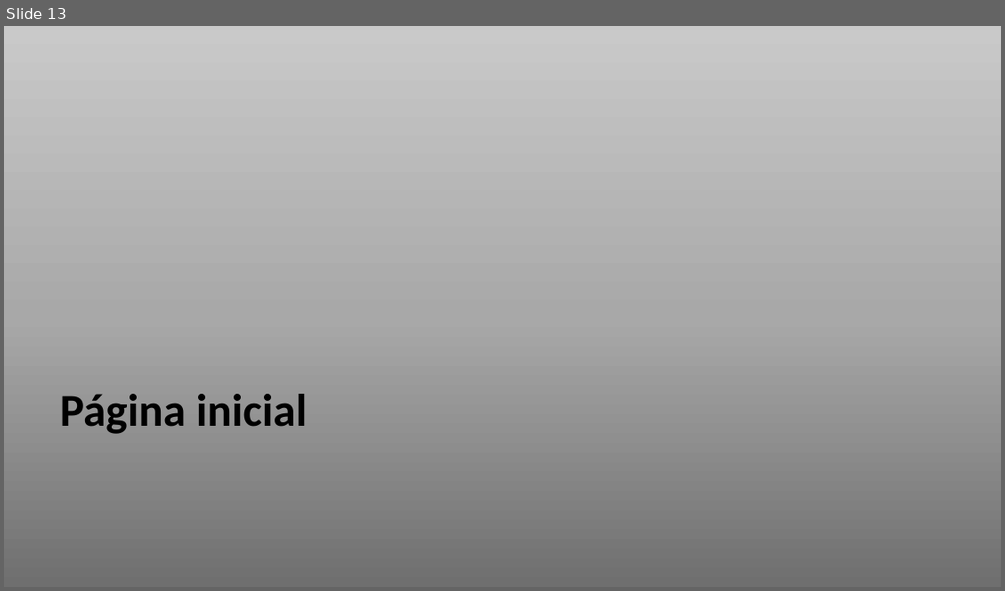
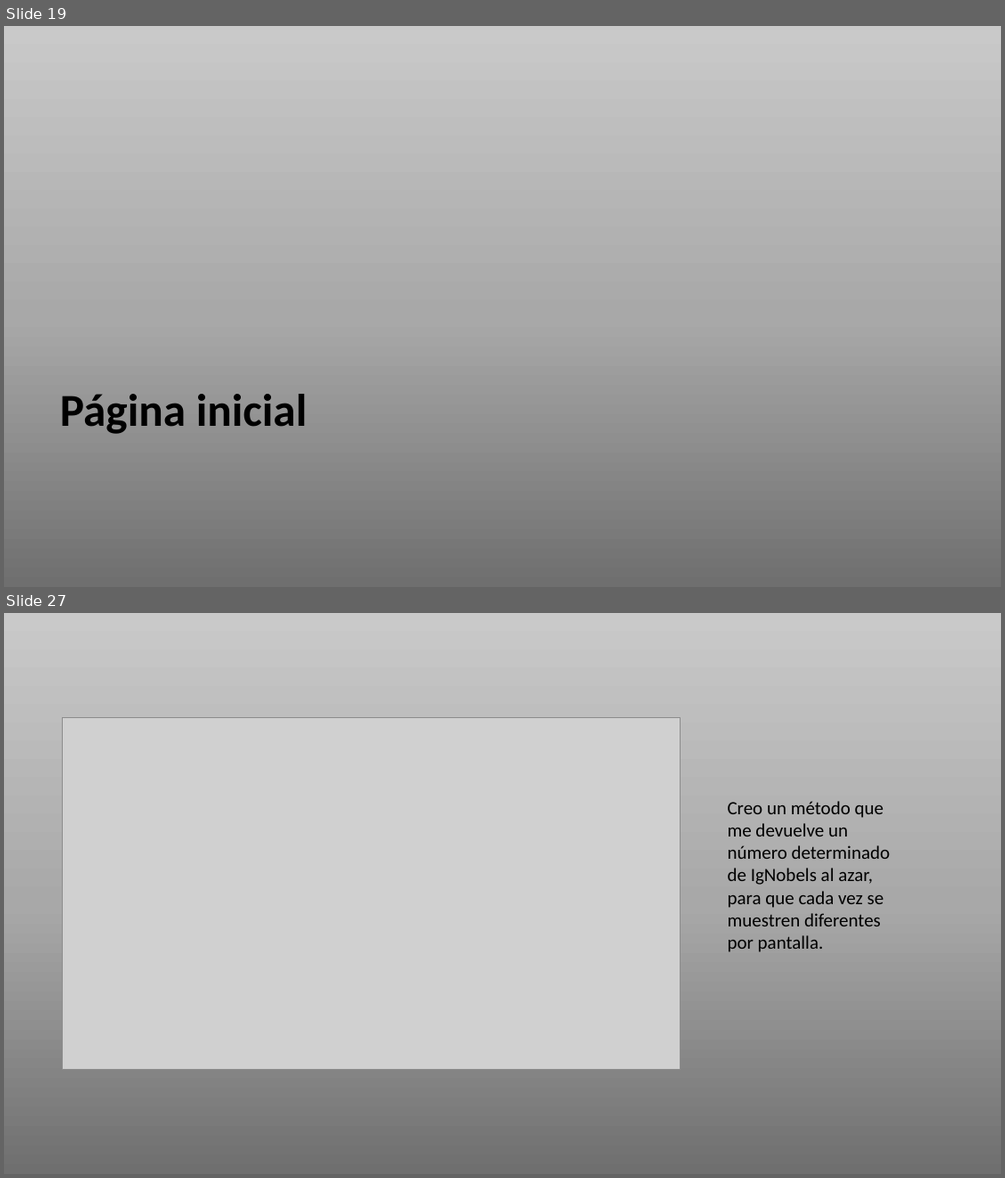
Before and after one commit to azaharafernandezguizan/AfayaBio, a slide deck: Documents/AfayaBioDocumentation.pptx. Shown one above the other, each under a label of ours: slide 13 before the commit, slides 19 and 27 after it; the slides between them are not shown. The pictures are 1005x591 and 1005x1178 pixels, drawn with LibreOffice and Linux fonts; fonts in the diff are those of the drawing; grey boxes stand for pictures. Boxes give left, top, right and bottom in pixels: in the first picture for what was removed or moved away, otherwise in the second. Text is boxed around its words. In the diff, an @@ line names an element or a change of style, - is before the commit and + after.

```diff
--- a/Documents/AfayaBioDocumentation.pptx
+++ b/Documents/AfayaBioDocumentation.pptx
@@ slide 27 added at [4,613,1001,1174], background gradient #6F6F6F to #A8A8A8 to #C9C9C9 @@
@@ picture added at [63,718,680,1070] @@
@@ text added at [728,801,890,952], 18 pt, text #000000 @@
+Creo un método que me devuelve un número determinado de IgNobels al azar, para que cada vez se muestren diferentes por pantalla.
@@ what was slide 13 is now slide 19 @@
```
Also in this commit, not shown: 12 other slides added, 18 other files.
